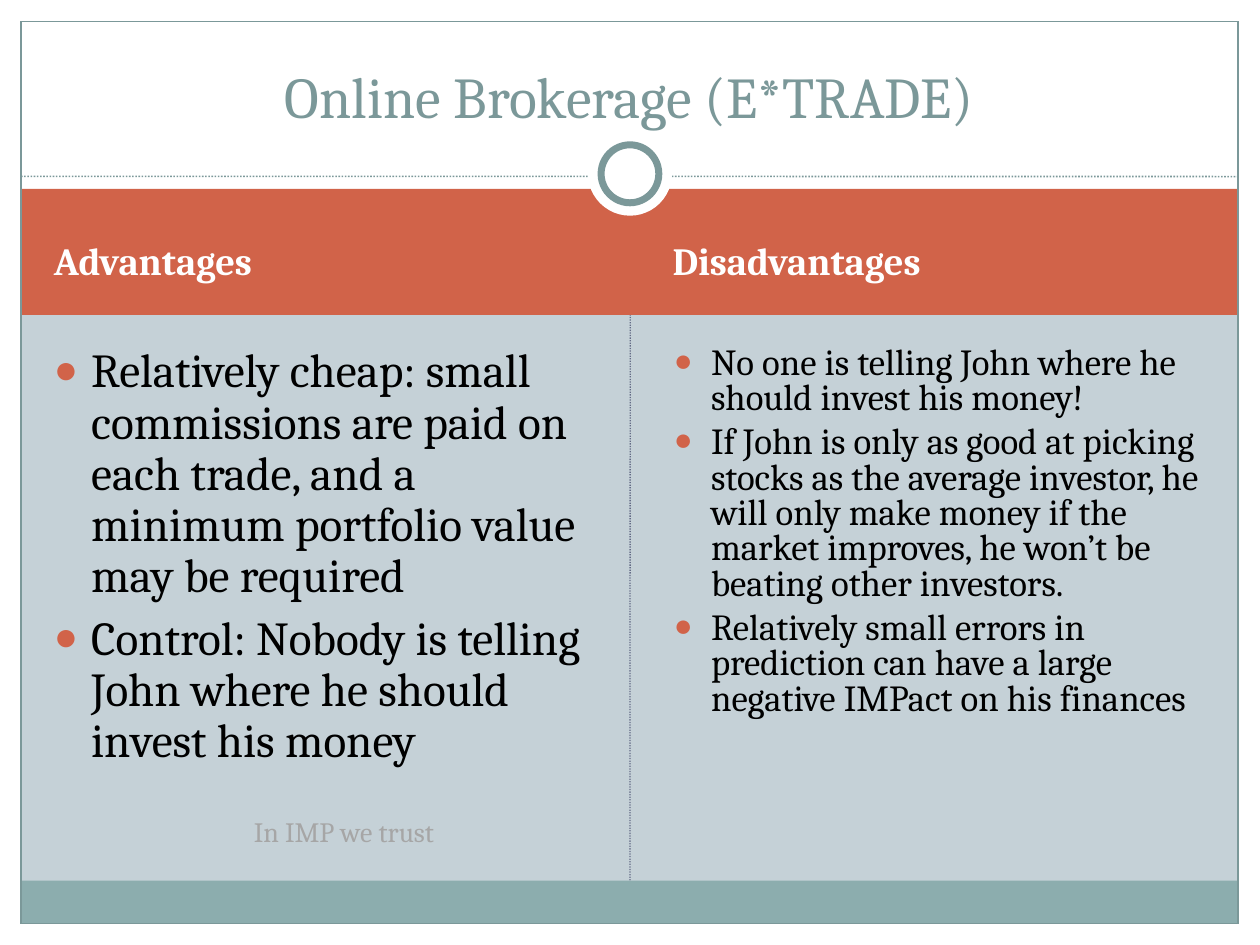
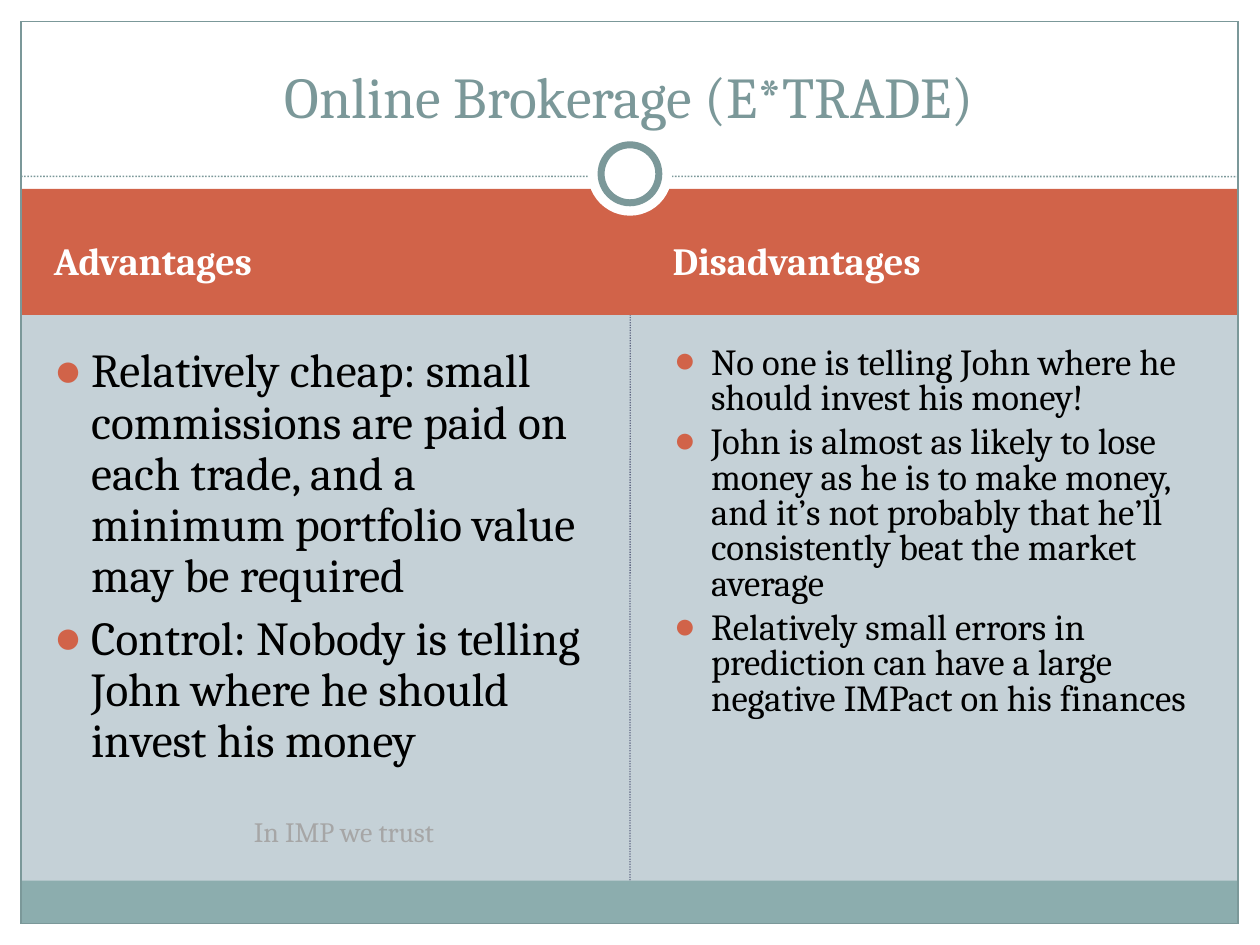
Before and after one commit to ChrisBye/rpi-imp, a slide deck: slide 5 of final presentation/sdd_final_presentation.ppt. Drawn at 1260x945 pixels with LibreOffice and Linux fonts; fonts in the diff are those of the drawing. Boxes give left, top, right and bottom in pixels: in the first picture for what was removed or moved away, otherwise in the second. Text is boxed around its words. In the diff, an @@ line names an element or a change of style, - is before the commit and + after.

```diff
--- a/final presentation/sdd_final_presentation.ppt
+++ b/final presentation/sdd_final_presentation.ppt
@@ text at (711,428,1171,604): text changed @@
-● If John is only as good at picking stocks as the average investor, he will only make money if the market improves, he won’t be beating other investors.
+● John is almost as likely to lose money as he is to make money, and it’s not probably that he’ll consistently beat the market average
```
Also in this commit, not shown: 2 other slides changed, 1 other file.
